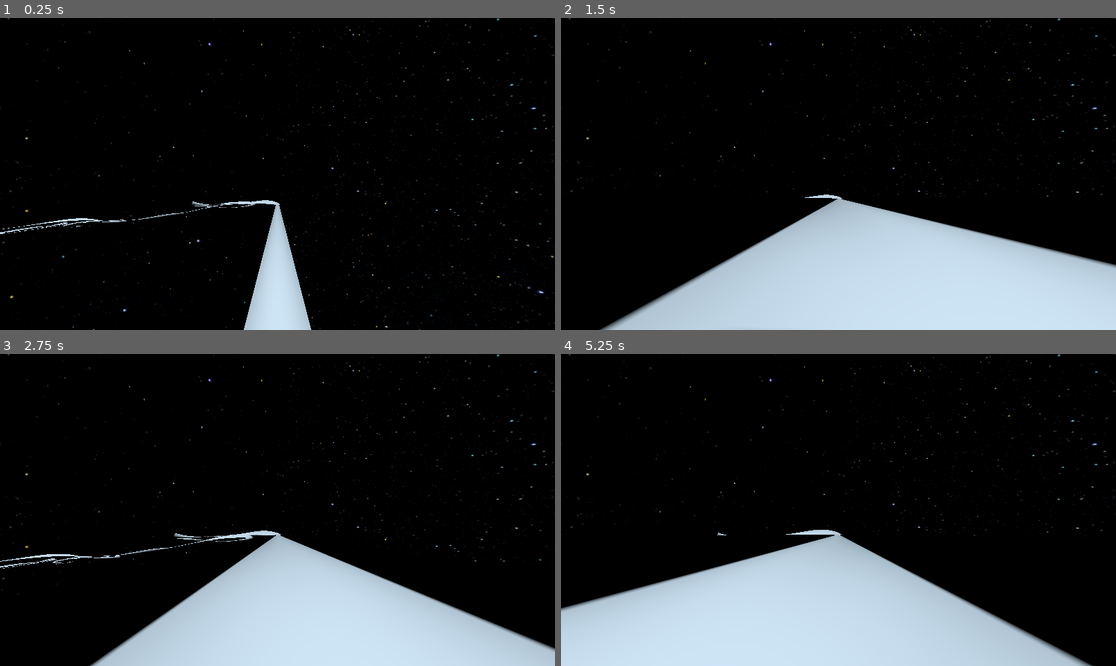
Above: before the commit, frames 1-4 (two rows, left to right).
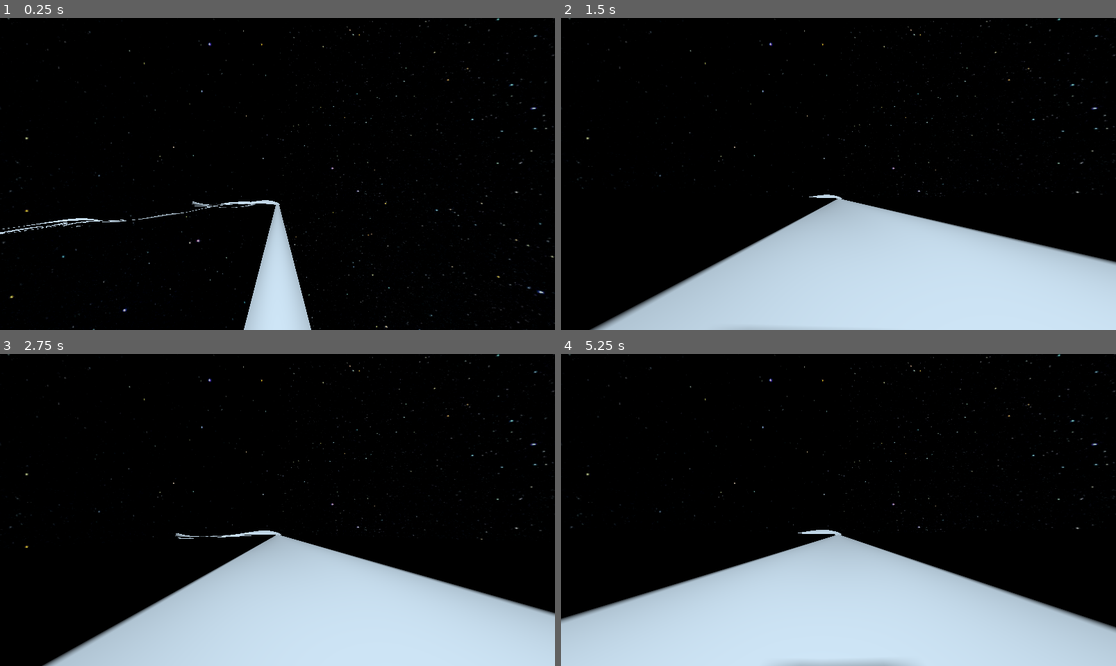
Above: after the commit, the same moments.

Repository: ArijaK/luge_vr
Game: Godot game, scene res://scenes/main/main.tscn
Two runs of this game, one before a commit and one after it. Both use one fixed random seed, a clock stepped at 60 frames per second and the inputs below.
Inputs:
- Up to frame 1 (0.25 s): no input
- Up to frame 2 (1.5 s): no input
- Up to frame 3 (2.75 s): no input
- Up to frame 4 (5.25 s): no input

The runs differ from the first frame. In frame 2, 1.3% of the frame differs, in the area x 1-100%, y 55-100%; in frame 3, 5.7%; in frame 4, 6.0%, in the area x 0-100%, y 56-100%.

Commit message:
Minor style updates after finishing main math of the track

Diff:
--- a/vr/scenes/track/track_data.gd
+++ b/vr/scenes/track/track_data.gd
@@ -2,7 +2,7 @@
 class_name TrackData extends Node
 
 @export var cross_section_points = 33
-@export var k_curvature = 1.5
+@export var k_curvature = 1.2
 
 var length = 0.0
 var width = 0.0
@@ -122,27 +122,26 @@
 			points[cross_section_points-1-i] = Vector3(half_width, default_heights[i], 0.0)
 	else:
 		var curve_side = sign(c)
-		# How curvy the wall should be
+		# How curvy the wall should be NOTE: Maybe update later
 		var max_width = width + k_curvature * abs(c)
 
-		var p0 = Vector2(half_width, 0.0)
-		var p1 = Vector2(max_width, default_height)
-		var p2 = Vector2(half_width, h)
+		var p0 = Vector2(half_width * curve_side, 0.0)
+		var p1 = Vector2(max_width * curve_side, default_height)
+		var p2 = Vector2(half_width * curve_side, h)
 
-		var curve_side_points = []
-
+		var curve_points = []
 		for i in range(middlepoint):
 			var t = i / float(middlepoint - 1)
-			curve_side_points.append(MathUtils.quadratic_bezier(p0, p1, p2, t, curve_side))
+			curve_points.append(MathUtils.quadratic_bezier(p0, p1, p2, t))
 
 		if curve_side < 0:
 			for i in range(middlepoint):
-				points[i] = curve_side_points[i]
+				points[i] = curve_points[i]
 				points[cross_section_points-1-i] = Vector3(half_width, default_heights[i], 0.0)
 		else:
 			for i in range(middlepoint):
 				points[i] = Vector3(-half_width, default_heights[i], 0.0)
-				points[cross_section_points-1-i] = curve_side_points[i]
+				points[cross_section_points-1-i] = curve_points[i]
 
 	for i in range(cross_section_points):
 		points[i] = T * points[i]
--- a/vr/scenes/track/track_debug.gd
+++ b/vr/scenes/track/track_debug.gd
@@ -7,23 +7,19 @@
 	material.shading_mode = BaseMaterial3D.SHADING_MODE_UNSHADED
 	material.vertex_color_use_as_albedo = true
 
-	var length = min(centerline.get_baked_length(), curve.max_domain)
-	var steps = floori(length / centerline.bake_interval)
-	var value_range = curve.max_value - curve.min_value
-
 	immesh.surface_begin(Mesh.PRIMITIVE_LINE_STRIP, material)
 
-	for i in range(steps):
-		var at = i * centerline.bake_interval
-		var position = centerline.sample_baked(at)
-		# NOTE: THIS was the fix, but must make into reusable code
-		var value = curve.sample(at - 22)
+	var points = centerline.get_baked_points()
+	print(points)
+	var Sx = 0.0
+	for i in range(1, points.size()):
+		var position = points[i]
+		var value = curve.sample(Sx / (centerline.get_baked_length()))
 
+		Sx += position.distance_to(points[i - 1])
 		position.y = value
 
-		var n = (value - curve.min_value) / value_range
-		var c = Color(n, n, n)
-
+		var c = Color(value, value, value)
 		immesh.surface_set_color(c)
 		immesh.surface_add_vertex(position)
 
--- a/vr/utils/math_utils.gd
+++ b/vr/utils/math_utils.gd
@@ -8,8 +8,8 @@
 		result[i] = lerpf(from ,to, float(i)/elements)
 	return result
 
-static func quadratic_bezier(p0: Vector2, p1: Vector2, p2: Vector2, t: float, c_side) -> Vector3:
+static func quadratic_bezier(p0: Vector2, p1: Vector2, p2: Vector2, t: float) -> Vector3:
 	var q0 = p0.lerp(p1, t)
 	var q1 = p1.lerp(p2, t)
 	var result = q0.lerp(q1, t)
-	return Vector3(result[0] * c_side, result[1], 0.0)
+	return Vector3(result[0], result[1], 0.0)
Not shown, added: vr/scenes/track/track_debug.gd.uid
Not shown, added: vr/utils/debug_utils.gd.uid
